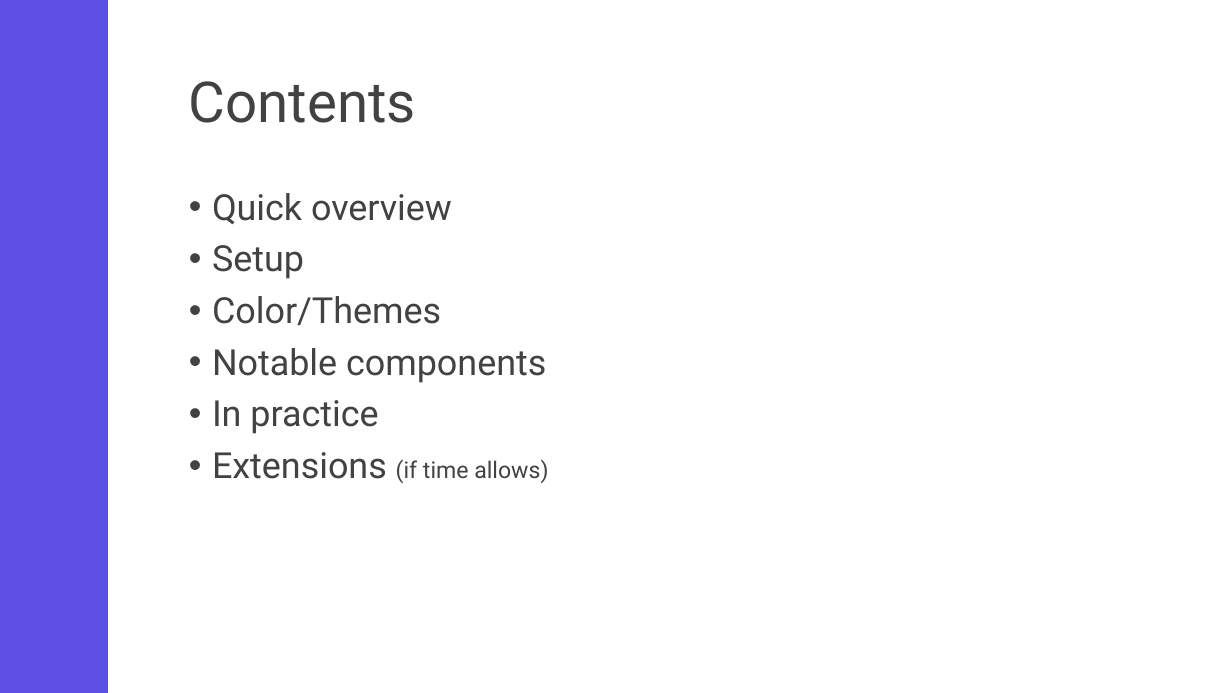
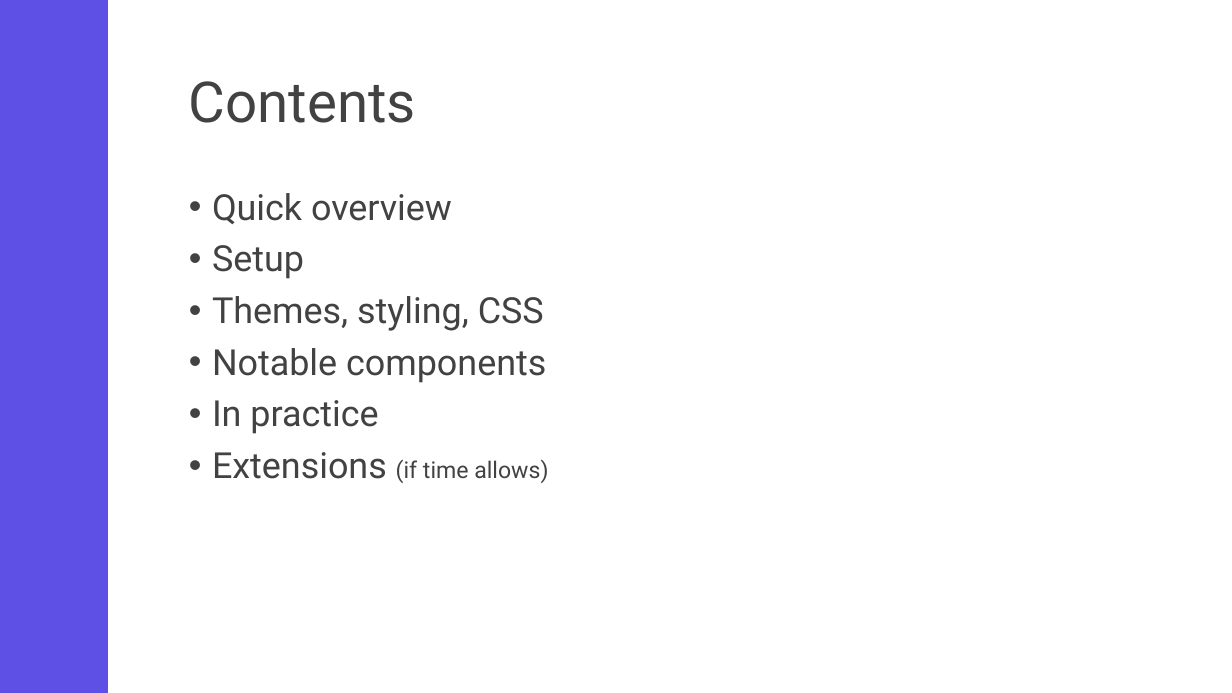
Before and after one commit to Rene-Sackers/presentation-mudblazor, a slide deck: slide 3 of powerpoint/MudBlazor presentation.pptx (slide 2 before the commit). Drawn at 1232x693 pixels with LibreOffice and Linux fonts; fonts in the diff are those of the drawing. Boxes give left, top, right and bottom in pixels: in the first picture for what was removed or moved away, otherwise in the second. Text is boxed around its words. In the diff, an @@ line names an element or a change of style, - is before the commit and + after.

```diff
--- a/powerpoint/MudBlazor presentation.pptx
+++ b/powerpoint/MudBlazor presentation.pptx
@@ text at box(212, 296, 544, 331): text changed @@
-• Color/Themes
+• Themes, styling, CSS
```
Also in this commit, not shown: 2 other slides changed, 3 slides added, 46 other files.
